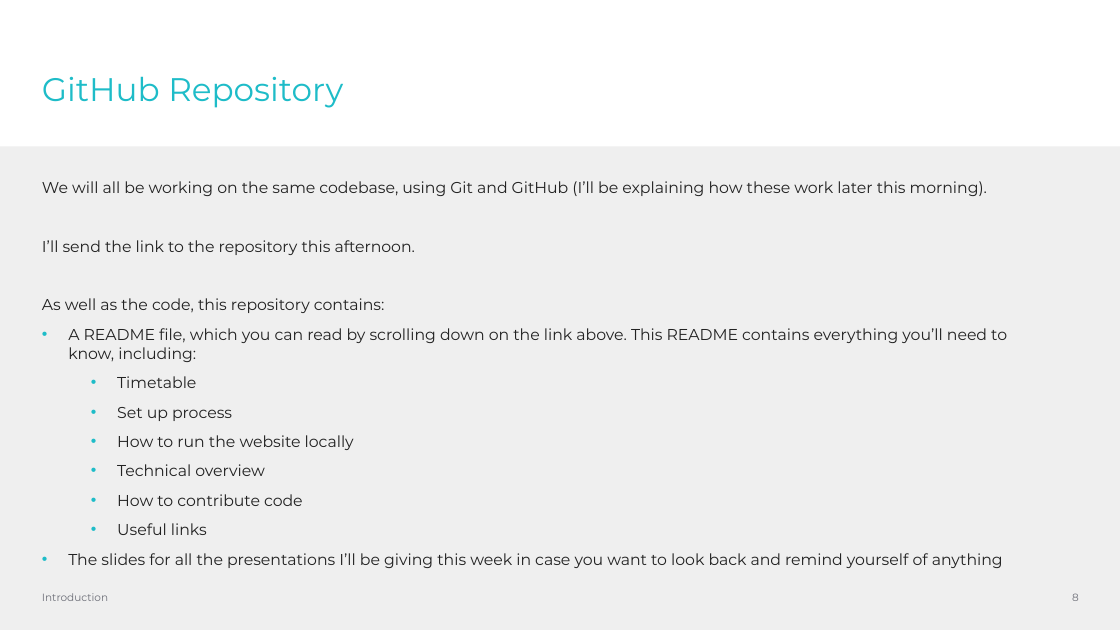
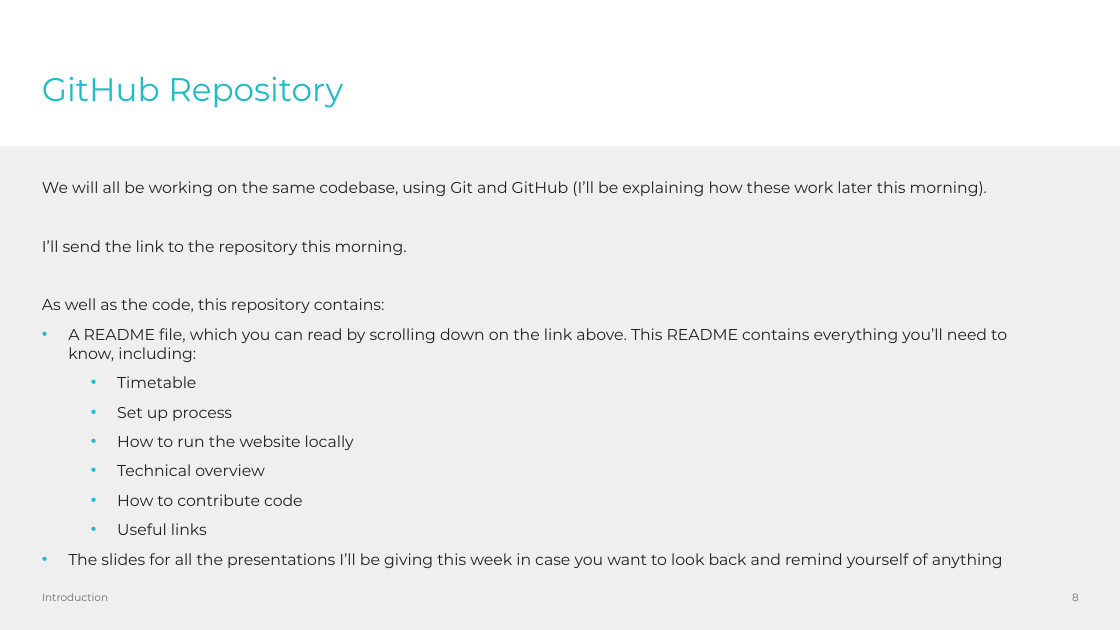
Before and after one commit to rickaw/softwire-work-experience-feb-2024, a slide deck: slide 8 of presentations/intro.pptx. Drawn at 1120x630 pixels with LibreOffice and Linux fonts; fonts in the diff are those of the drawing; background and template pictures are left out. Boxes give left, top, right and bottom in pixels: in the first picture for what was removed or moved away, otherwise in the second. Text is boxed around its words. In the diff, an @@ line names an element or a change of style, - is before the commit and + after.

```diff
--- a/presentations/intro.pptx
+++ b/presentations/intro.pptx
@@ text at box(42, 240, 407, 255): text changed @@
-I’ll send the link to the repository this afternoon.
+I’ll send the link to the repository this morning.
```
Also in this commit, not shown: 3 other slides changed.
